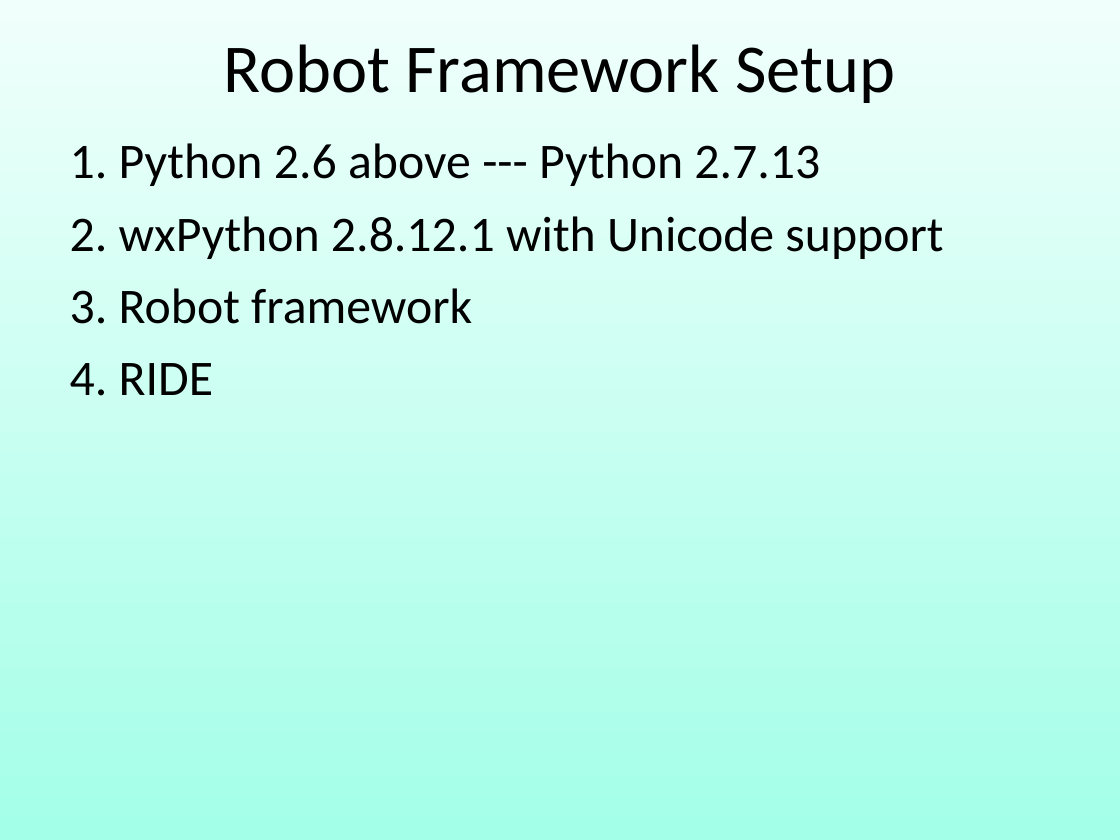
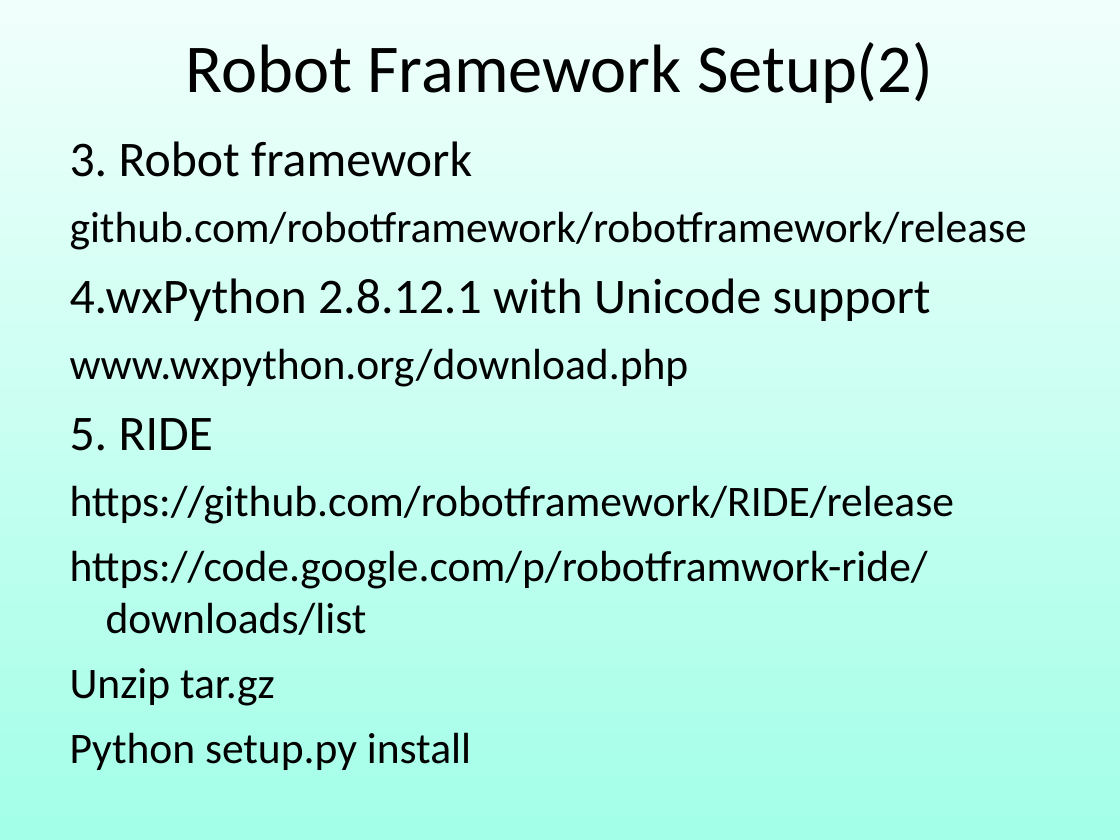
Before and after one commit to robin3795/Data, a slide deck: slide 32 of 2018_1.ppt (slide 27 before the commit). Drawn at 1120x840 pixels with LibreOffice and Linux fonts; fonts in the diff are those of the drawing. Boxes give left, top, right and bottom in pixels: in the first picture for what was removed or moved away, otherwise in the second. Text is boxed around its words. In the diff, an @@ line names an element or a change of style, - is before the commit and + after.

```diff
--- a/2018_1.ppt
+++ b/2018_1.ppt
@@ text in free at (185, 42, 933, 103): text changed @@
-Robot Framework Setup
+Robot Framework Setup(2)
@@ text in free at (70, 143, 943, 259): paragraphs removed @@
-1. Python 2.6 above --- Python 2.7.13
-2. wxPython 2.8.12.1 with Unicode support
@@ text in free at (70, 211, 1027, 770): text changed; size 32 to 28 pt @@
-4. RIDE
+github.com/robotframework/robotframework/release
+4.wxPython 2.8.12.1 with Unicode support
+www.wxpython.org/download.php
+5. RIDE
+https://github.com/robotframework/RIDE/release
+https://code.google.com/p/robotframwork-ride/downloads/list
+Unzip tar.gz
+Python setup.py install
```
Also in this commit, not shown: 2 other slides changed, 5 slides added, 1 slide removed.
